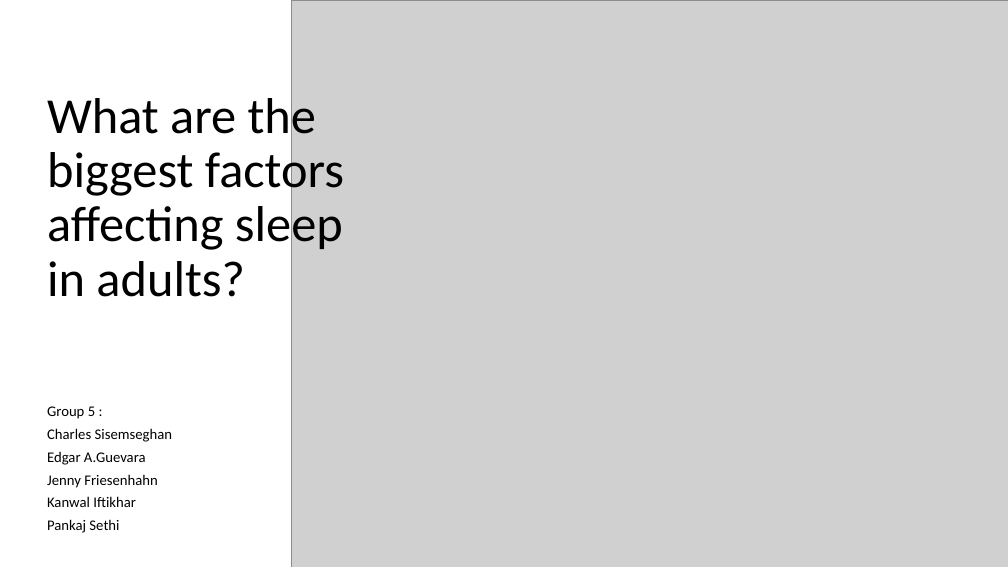
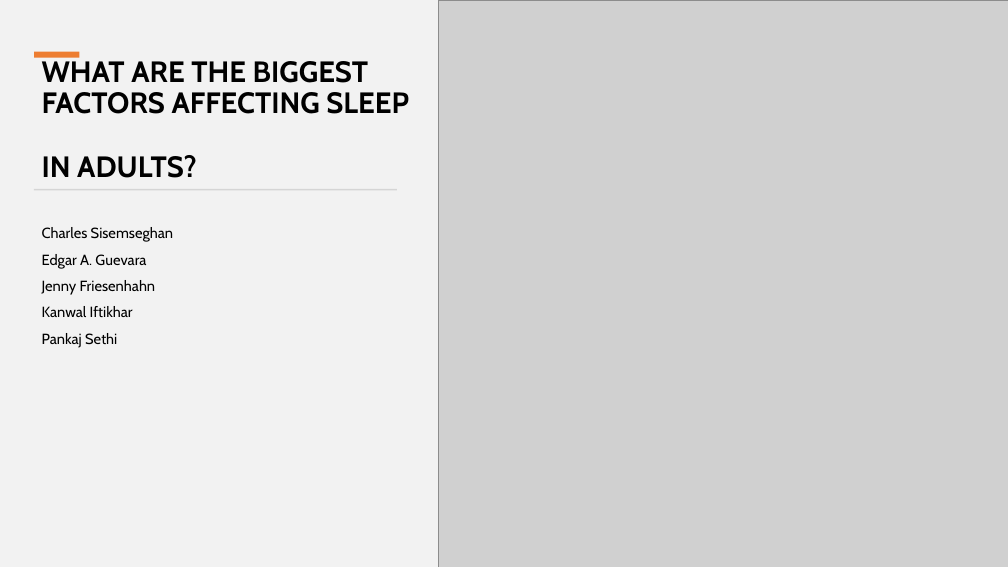
Before and after one commit to JenFreeze/Project_1, a slide deck: slide 1 of Project1.pptx. Drawn at 1008x567 pixels with LibreOffice and Linux fonts; fonts in the diff are those of the drawing; grey boxes stand for pictures. Boxes give left, top, right and bottom in pixels: in the first picture for what was removed or moved away, otherwise in the second. Text is boxed around its words. In the diff, an @@ line names an element or a change of style, - is before the commit and + after.

Commit message:
Formatted ppt

```diff
--- a/Project1.pptx
+++ b/Project1.pptx
@@ background #FFFFFF to #F2F2F2 @@
@@ picture resized from (x1=291, y1=1, x2=1008, y2=567) to (x1=439, y1=0, x2=1008, y2=567) @@
@@ rectangle added at (x1=34, y1=51, x2=79, y2=57), fill #ED7D31 @@
@@ title at (x1=42, y1=57, x2=409, y2=178): text changed; size 48 to 28 pt; font Calibri to Cabin; bold on @@
-What are the biggest factors affecting sleep in adults?
+WHAT ARE THE BIGGEST FACTORS AFFECTING SLEEP
+IN ADULTS?
@@ rectangle added at (x1=34, y1=189, x2=397, y2=191), fill #D5D5D5 @@
@@ subtitle "Charles Sisemseghan" moved from (x1=47, y1=406, x2=172, y2=533) to (x1=42, y1=227, x2=173, y2=348) @@
@@ subtitle at (x1=42, y1=227, x2=173, y2=348): font Calibri to Cabin in "Charles Sisemseghan", "Jenny Friesenhahn", "Kanwal Iftikhar", "Pankaj Sethi"; line spacing 0.7 to 0.9 @@
@@ subtitle at (x1=42, y1=254, x2=146, y2=269): text changed; font Calibri to Cabin @@
-Edgar A.Guevara
+Edgar A. Guevara
@@ subtitle at (x1=47, y1=406, x2=95, y2=419): paragraph removed @@
-Group 5 :
```
Also in this commit, not shown: 11 other slides changed, 16 other files.
